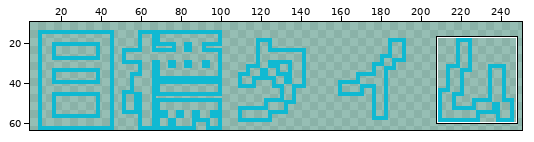
Edited in one commit: sprite sheet (Resources/Textures/targetTime.png). The picture above shows the old version from afar; the outline marks the close-up.
Close-up. Before the edit:
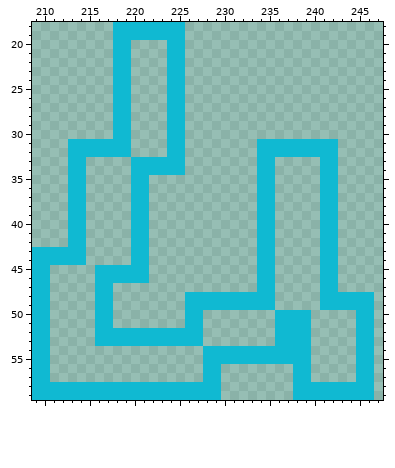
The file is 256x64 pixels. Shown: x 209..247, y 18..59. The wide view leaves out empty margins. The commit also changed other parts of the picture, which this record leaves out.
The result:
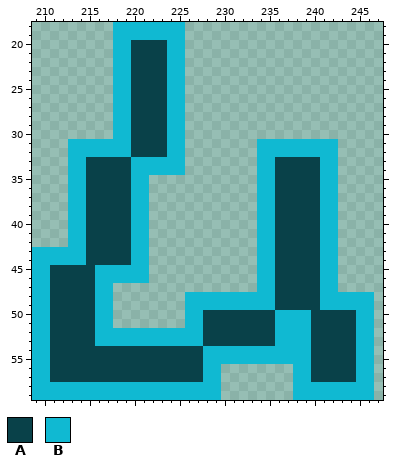
Palette (. is transparent): A #094149  B #10b9d2
The edit:
{"y":20,"x":220,"old":"....","new":"AAAA"}
{"y":21,"x":220,"old":"....","new":"AAAA"}
{"y":22,"x":220,"old":"....","new":"AAAA"}
{"y":23,"x":220,"old":"....","new":"AAAA"}
{"y":24,"x":220,"old":"....","new":"AAAA"}
{"y":25,"x":220,"old":"....","new":"AAAA"}
{"y":26,"x":220,"old":"....","new":"AAAA"}
{"y":27,"x":220,"old":"....","new":"AAAA"}
{"y":28,"x":220,"old":"....","new":"AAAA"}
{"y":29,"x":220,"old":"....","new":"AAAA"}
{"y":30,"x":220,"old":"....","new":"AAAA"}
{"y":31,"x":220,"old":"....","new":"AAAA"}
{"y":32,"x":220,"old":"....","new":"AAAA"}
{"y":33,"x":215,"old":".....","new":"AAAAA"}
{"y":33,"x":236,"old":".....","new":"AAAAA"}
{"y":34,"x":215,"old":".....","new":"AAAAA"}
{"y":34,"x":236,"old":".....","new":"AAAAA"}
{"y":35,"x":215,"old":".....","new":"AAAAA"}
{"y":35,"x":236,"old":".....","new":"AAAAA"}
{"y":36,"x":215,"old":".....","new":"AAAAA"}
{"y":36,"x":236,"old":".....","new":"AAAAA"}
{"y":37,"x":215,"old":".....","new":"AAAAA"}
{"y":37,"x":236,"old":".....","new":"AAAAA"}
{"y":38,"x":215,"old":".....","new":"AAAAA"}
{"y":38,"x":236,"old":".....","new":"AAAAA"}
{"y":39,"x":215,"old":".....","new":"AAAAA"}
{"y":39,"x":236,"old":".....","new":"AAAAA"}
{"y":40,"x":215,"old":".....","new":"AAAAA"}
{"y":40,"x":236,"old":".....","new":"AAAAA"}
{"y":41,"x":215,"old":".....","new":"AAAAA"}
{"y":41,"x":236,"old":".....","new":"AAAAA"}
{"y":42,"x":215,"old":".....","new":"AAAAA"}
{"y":42,"x":236,"old":".....","new":"AAAAA"}
{"y":43,"x":215,"old":".....","new":"AAAAA"}
{"y":43,"x":236,"old":".....","new":"AAAAA"}
{"y":44,"x":215,"old":".....","new":"AAAAA"}
{"y":44,"x":236,"old":".....","new":"AAAAA"}
{"y":45,"x":211,"old":".....","new":"AAAAA"}
{"y":45,"x":236,"old":".....","new":"AAAAA"}
{"y":46,"x":211,"old":".....","new":"AAAAA"}
{"y":46,"x":236,"old":".....","new":"AAAAA"}
{"y":47,"x":211,"old":".....","new":"AAAAA"}
{"y":47,"x":236,"old":".....","new":"AAAAA"}
{"y":48,"x":211,"old":".....","new":"AAAAA"}
{"y":48,"x":236,"old":".....","new":"AAAAA"}
{"y":49,"x":211,"old":".....","new":"AAAAA"}
{"y":49,"x":236,"old":".....","new":"AAAAA"}
{"y":50,"x":211,"old":".....","new":"AAAAA"}
{"y":50,"x":228,"old":"........","new":"AAAAAAAA"}
{"y":50,"x":240,"old":".....","new":"AAAAA"}
{"y":51,"x":211,"old":".....","new":"AAAAA"}
{"y":51,"x":228,"old":"........","new":"AAAAAAAA"}
{"y":51,"x":240,"old":".....","new":"AAAAA"}
{"y":52,"x":211,"old":".....","new":"AAAAA"}
{"y":52,"x":228,"old":"........","new":"AAAAAAAA"}
{"y":52,"x":240,"old":".....","new":"AAAAA"}
{"y":53,"x":211,"old":".....","new":"AAAAA"}
{"y":53,"x":228,"old":"........","new":"AAAAAAAA"}
{"y":53,"x":240,"old":".....","new":"AAAAA"}
{"y":54,"x":211,"old":".................","new":"AAAAAAAAAAAAAAAAA"}
{"y":54,"x":240,"old":".....","new":"AAAAA"}
{"y":55,"x":211,"old":".................","new":"AAAAAAAAAAAAAAAAA"}
{"y":55,"x":240,"old":".....","new":"AAAAA"}
{"y":56,"x":211,"old":".................","new":"AAAAAAAAAAAAAAAAA"}
{"y":56,"x":240,"old":".....","new":"AAAAA"}
{"y":57,"x":211,"old":".................","new":"AAAAAAAAAAAAAAAAA"}
{"y":57,"x":240,"old":".....","new":"AAAAA"}
{"label":"added","picture_box":[50,40,356,382]}
